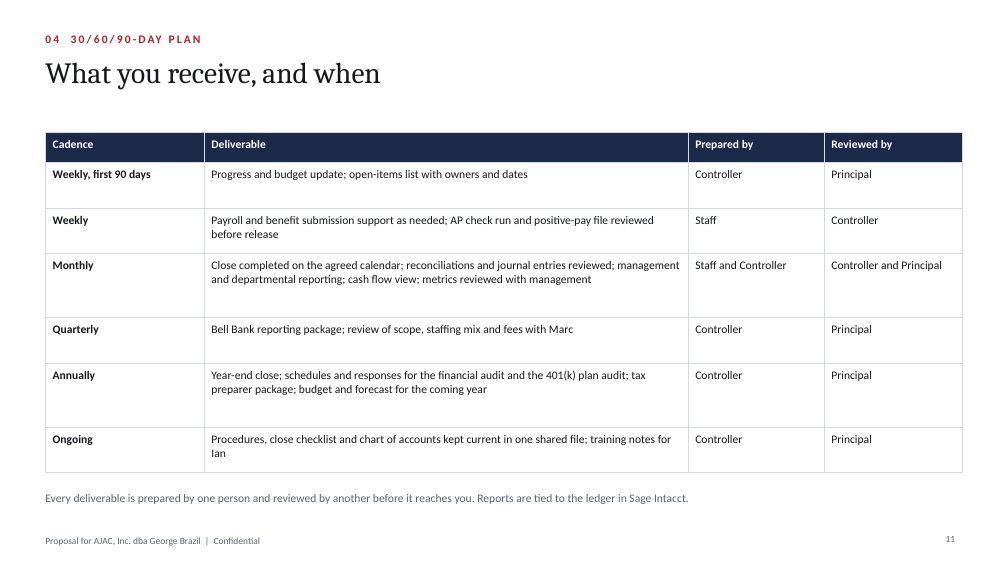
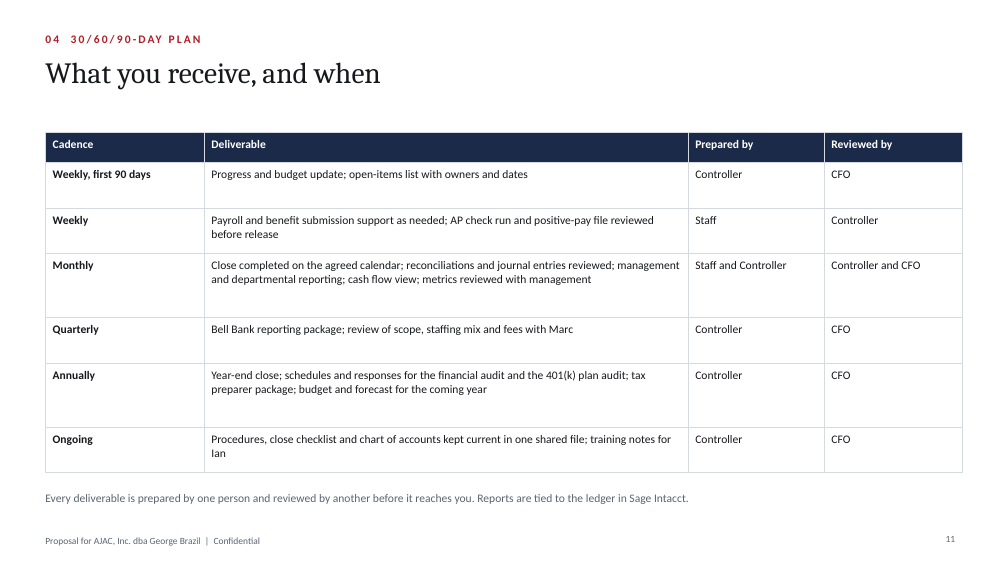
Before and after one commit to Onyxcfo/Engagement-Letter-Edits, a slide deck: slide 11 of Onyx_AJAC_Proposal.pptx. Drawn at 1008x567 pixels with LibreOffice and Linux fonts; fonts in the diff are those of the drawing; background and template pictures are left out. Boxes give left, top, right and bottom in pixels: in the first picture for what was removed or moved away, otherwise in the second. Text is boxed around its words. In the diff, an @@ line names an element or a change of style, - is before the commit and + after.

```diff
--- a/Onyx_AJAC_Proposal.pptx
+++ b/Onyx_AJAC_Proposal.pptx
@@ table at (x1=45, y1=132, x2=963, y2=461) @@
-row 2, column 4: Principal
+row 2, column 4: CFO
-row 4, column 4: Controller and Principal
+row 4, column 4: Controller and CFO
-row 5, column 4: Principal
+row 5, column 4: CFO
-row 6, column 4: Principal
+row 6, column 4: CFO
-row 7, column 4: Principal
+row 7, column 4: CFO
```
Also in this commit, not shown: 3 other slides changed, 3 other files.
